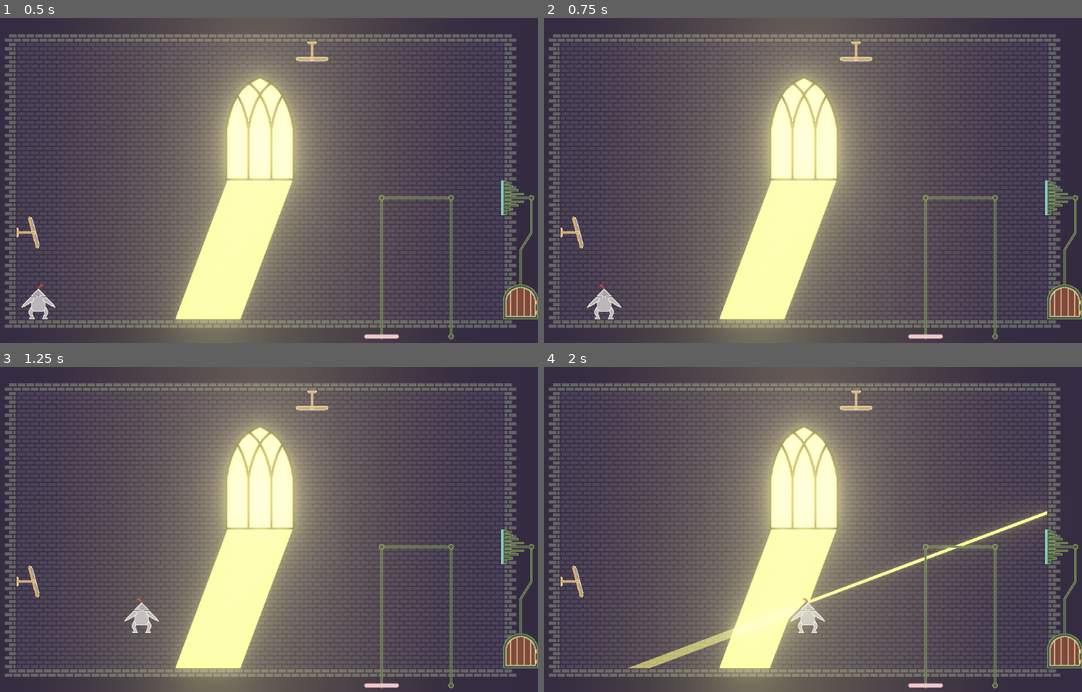
Above: before the commit, frames 1-4 (two rows, left to right).
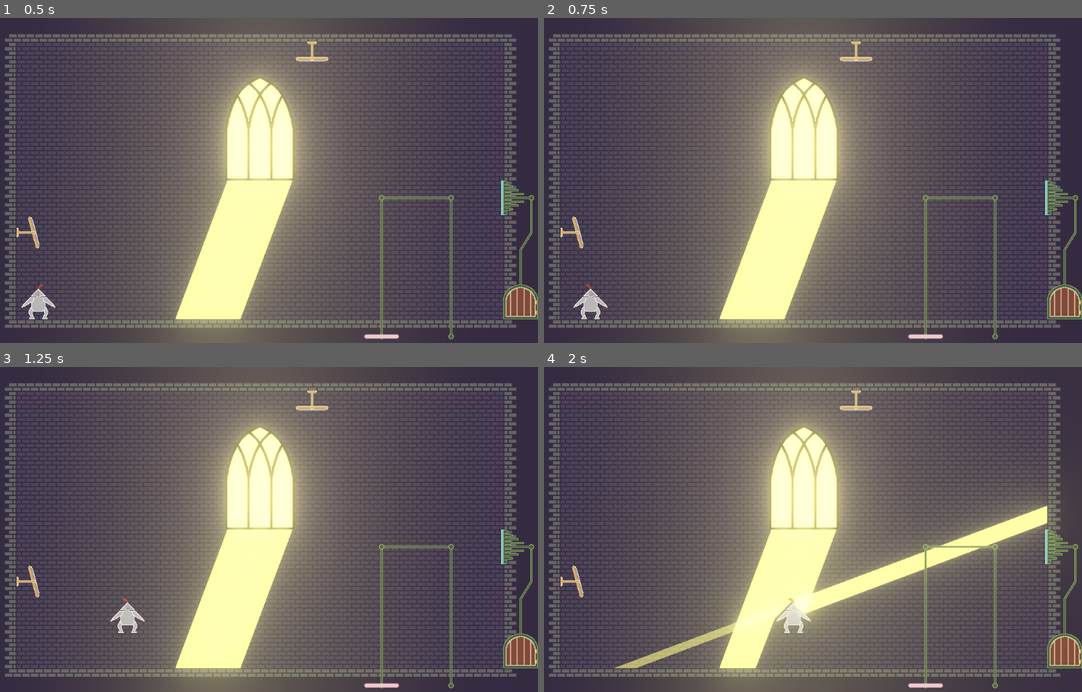
Above: after the commit, the same moments.

Repository: marc-jones/game-off-2022
Game: Godot game, scene res://nodes/PlayState.tscn
Two runs of this game, one before a commit and one after it. Both use one fixed random seed, a clock stepped at 60 frames per second and the inputs below.
Inputs:
- Up to frame 1 (0.5 s): no input
- Up to frame 2 (0.75 s): tap Enter at 0.5 s; hold Right (move_right) from 0.53 s (still down); tap Down (crouch) at 0.6 s
- Up to frame 3 (1.25 s): keep holding Right (move_right); tap Space (jump) at 0.77 s
- Up to frame 4 (2 s): keep holding Right (move_right); tap Down (crouch) at 1.35 s; tap Space (jump) at 1.52 s

Frame 1 is identical in both runs. In frame 2, 0.4% of the frame differs, in the area x 5-15%, y 82-93%; in frame 3, 0.4%; in frame 4, 6.9%, in the area x 13-96%, y 38-94%.

Commit message:
Fix crouch bug

Diff:
--- a/scripts/Player.gd
+++ b/scripts/Player.gd
@@ -31,6 +31,7 @@
 		crouch_angle += LEAN_SPEED * (Input.get_action_strength("move_right") - Input.get_action_strength("move_left"))
 		crouch_angle = clamp(crouch_angle, -MAX_LEAN, MAX_LEAN)
 		crouch_rotate()
+		velocity.x = 0.0
 		velocity = move_and_slide_with_snap(velocity, Vector2.DOWN, Vector2.UP)
 	else:
 		var walk = START_STOP_FORCE * (Input.get_action_strength("move_right") - Input.get_action_strength("move_left"))
